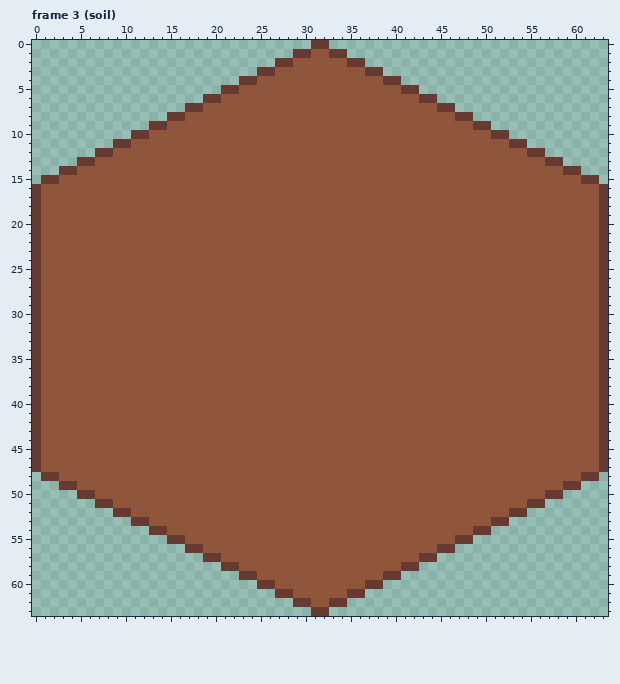
One commit to this pixel-art file: aseprite/tiles.aseprite. Above is the file before it was changed.
64x64 pixels, 10 frames. Pixels under 10% opacity are left out. Colours within 5 levels of each other are drawn and written as one. Shown: frame 3 (soil). The commit also changed other frames, which this record leaves out.
Once edited:
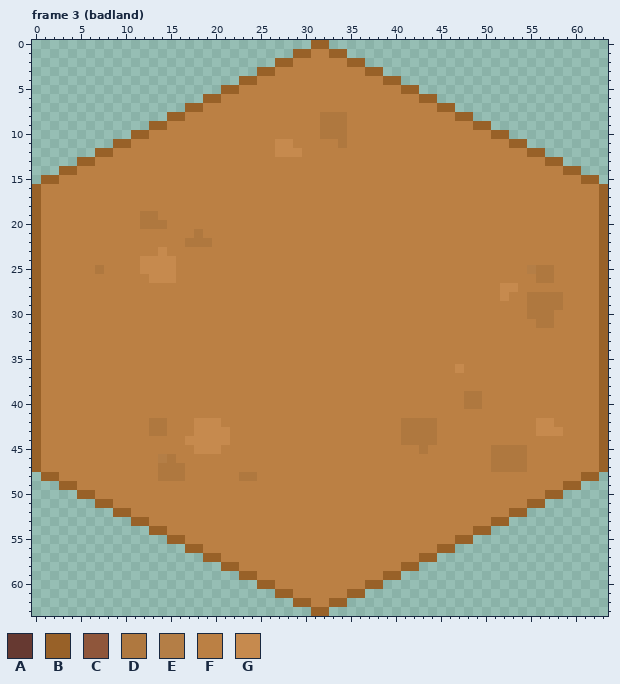
Palette (. is transparent): A #663931  B #986128  C #8f563b  D #af783f  E #b47e46  F #bb8044  G #c68a4e
Difference:
Changed rows in their new state; - is an unchanged pixel.
Frame 3 (badland), layers "Layer 1", "Base":
first column x 0:
 0 -------------------------------BB-------------------------------
 1 -----------------------------BBFFBB-----------------------------
 2 ---------------------------BBFFFFFFBB---------------------------
 3 -------------------------BBFFFFFFFFFFBB-------------------------
 4 -----------------------BBFFFFFFFFFFFFFFBB-----------------------
 5 ---------------------BBFFFFFFFFFFFFFFFFFFBB---------------------
 6 -------------------BBFFFFFFFFFFFFFFFFFFFFFFBB-------------------
 7 -----------------BBFFFFFFFFFFFFFFFFFFFFFFFFFFBB-----------------
 8 ---------------BBFFFFFFFFFFFFFFFDDDFFFFFFFFFFFFBB---------------
 9 -------------BBFFFFFFFFFFFFFFFFFDDDFFFFFFFFFFFFFFBB-------------
10 -----------BBFFFFFFFFFFFFFFFFFFFDDDFFFFFFFFFFFFFFFFBB-----------
11 ---------BBFFFFFFFFFFFFFFFFGGFFFFFDFFFFFFFFFFFFFFFFFFBB---------
12 -------BBFFFFFFFFFFFFFFFFFFGGGFFFFFFFFFFFFFFFFFFFFFFFFFBB-------
13 -----BBFFFFFFFFFFFFFFFFFFFFFFFFFFFFFFFFFFFFFFFFFFFFFFFFFFBB-----
14 ---BBFFFFFFFFFFFFFFFFFFFFFFFFFFFFFFFFFFFFFFFFFFFFFFFFFFFFFFBB---
15 -BBFFFFFFFFFFFFFFFFFFFFFFFFFFFFFFFFFFFFFFFFFFFFFFFFFFFFFFFFFFBB-
16 BFFFFFFFFFFFFFFFFFFFFFFFFFFFFFFFFFFFFFFFFFFFFFFFFFFFFFFFFFFFFFFB
17 BFFFFFFFFFFFFFFFFFFFFFFFFFFFFFFFFFFFFFFFFFFFFFFFFFFFFFFFFFFFFFFB
18 BFFFFFFFFFFFFFFFFFFFFFFFFFFFFFFFFFFFFFFFFFFFFFFFFFFFFFFFFFFFFFFB
19 BFFFFFFFFFFFDDFFFFFFFFFFFFFFFFFFFFFFFFFFFFFFFFFFFFFFFFFFFFFFFFFB
20 BFFFFFFFFFFFDDDFFFFFFFFFFFFFFFFFFFFFFFFFFFFFFFFFFFFFFFFFFFFFFFFB
21 BFFFFFFFFFFFFFFFFFDFFFFFFFFFFFFFFFFFFFFFFFFFFFFFFFFFFFFFFFFFFFFB
22 BFFFFFFFFFFFFFFFFDDDFFFFFFFFFFFFFFFFFFFFFFFFFFFFFFFFFFFFFFFFFFFB
23 BFFFFFFFFFFFFFGFFFFFFFFFFFFFFFFFFFFFFFFFFFFFFFFFFFFFFFFFFFFFFFFB
24 BFFFFFFFFFFFGGGGFFFFFFFFFFFFFFFFFFFFFFFFFFFFFFFFFFFFFFFFFFFFFFFB
25 BFFFFFFDFFFFGGGGFFFFFFFFFFFFFFFFFFFFFFFFFFFFFFFFFFFFFFFEDDFFFFFB
26 BFFFFFFFFFFFFGGGFFFFFFFFFFFFFFFFFFFFFFFFFFFFFFFFFFFFFFFFDDFFFFFB
27 BFFFFFFFFFFFFFFFFFFFFFFFFFFFFFFFFFFFFFFFFFFFFFFFFFFFGGFFFFFFFFFB
28 BFFFFFFFFFFFFFFFFFFFFFFFFFFFFFFFFFFFFFFFFFFFFFFFFFFFGFFDDDDFFFFB
29 BFFFFFFFFFFFFFFFFFFFFFFFFFFFFFFFFFFFFFFFFFFFFFFFFFFFFFFDDDDFFFFB
30 BFFFFFFFFFFFFFFFFFFFFFFFFFFFFFFFFFFFFFFFFFFFFFFFFFFFFFFDDDFFFFFB
31 BFFFFFFFFFFFFFFFFFFFFFFFFFFFFFFFFFFFFFFFFFFFFFFFFFFFFFFFDDFFFFFB
32 BFFFFFFFFFFFFFFFFFFFFFFFFFFFFFFFFFFFFFFFFFFFFFFFFFFFFFFFFFFFFFFB
33 BFFFFFFFFFFFFFFFFFFFFFFFFFFFFFFFFFFFFFFFFFFFFFFFFFFFFFFFFFFFFFFB
34 BFFFFFFFFFFFFFFFFFFFFFFFFFFFFFFFFFFFFFFFFFFFFFFFFFFFFFFFFFFFFFFB
35 BFFFFFFFFFFFFFFFFFFFFFFFFFFFFFFFFFFFFFFFFFFFFFFFFFFFFFFFFFFFFFFB
36 BFFFFFFFFFFFFFFFFFFFFFFFFFFFFFFFFFFFFFFFFFFFFFFGFFFFFFFFFFFFFFFB
37 BFFFFFFFFFFFFFFFFFFFFFFFFFFFFFFFFFFFFFFFFFFFFFFFFFFFFFFFFFFFFFFB
38 BFFFFFFFFFFFFFFFFFFFFFFFFFFFFFFFFFFFFFFFFFFFFFFFFFFFFFFFFFFFFFFB
39 BFFFFFFFFFFFFFFFFFFFFFFFFFFFFFFFFFFFFFFFFFFFFFFFDDFFFFFFFFFFFFFB
40 BFFFFFFFFFFFFFFFFFFFFFFFFFFFFFFFFFFFFFFFFFFFFFFFDDFFFFFFFFFFFFFB
41 BFFFFFFFFFFFFFFFFFFFFFFFFFFFFFFFFFFFFFFFFFFFFFFFFFFFFFFFFFFFFFFB
42 BFFFFFFFFFFFFDDFFFGGGFFFFFFFFFFFFFFFFFFFFDDDDFFFFFFFFFFFGGFFFFFB
43 BFFFFFFFFFFFFDDFFFGGGGFFFFFFFFFFFFFFFFFFFDDDDFFFFFFFFFFFGGGFFFFB
44 BFFFFFFFFFFFFFFFFGGGGGFFFFFFFFFFFFFFFFFFFDDDDFFFFFFFFFFFFFFFFFFB
45 BFFFFFFFFFFFFFFFFFGGGFFFFFFFFFFFFFFFFFFFFFFDFFFFFFFDDDDFFFFFFFFB
46 BFFFFFFFFFFFFFEDFFFFFFFFFFFFFFFFFFFFFFFFFFFFFFFFFFFDDDDFFFFFFFFB
47 BFFFFFFFFFFFFFDDDFFFFFFFFFFFFFFFFFFFFFFFFFFFFFFFFFFDDDDFFFFFFFFB
48 -BBFFFFFFFFFFFDDDFFFFFFDDFFFFFFFFFFFFFFFFFFFFFFFFFFFFFFFFFFFFBB-
49 ---BBFFFFFFFFFFFFFFFFFFFFFFFFFFFFFFFFFFFFFFFFFFFFFFFFFFFFFFBB---
50 -----BBFFFFFFFFFFFFFFFFFFFFFFFFFFFFFFFFFFFFFFFFFFFFFFFFFFBB-----
51 -------BBFFFFFFFFFFFFFFFFFFFFFFFFFFFFFFFFFFFFFFFFFFFFFFBB-------
52 ---------BBFFFFFFFFFFFFFFFFFFFFFFFFFFFFFFFFFFFFFFFFFFBB---------
53 -----------BBFFFFFFFFFFFFFFFFFFFFFFFFFFFFFFFFFFFFFFBB-----------
54 -------------BBFFFFFFFFFFFFFFFFFFFFFFFFFFFFFFFFFFBB-------------
55 ---------------BBFFFFFFFFFFFFFFFFFFFFFFFFFFFFFFBB---------------
56 -----------------BBFFFFFFFFFFFFFFFFFFFFFFFFFFBB-----------------
57 -------------------BBFFFFFFFFFFFFFFFFFFFFFFBB-------------------
58 ---------------------BBFFFFFFFFFFFFFFFFFFBB---------------------
59 -----------------------BBFFFFFFFFFFFFFFBB-----------------------
60 -------------------------BBFFFFFFFFFFBB-------------------------
61 ---------------------------BBFFFFFFBB---------------------------
62 -----------------------------BBFFBB-----------------------------
63 -------------------------------BB-------------------------------
Pixel boxes of the changes (left, top, right, bottom) in both pictures:
changed: (32, 40, 608, 616)
